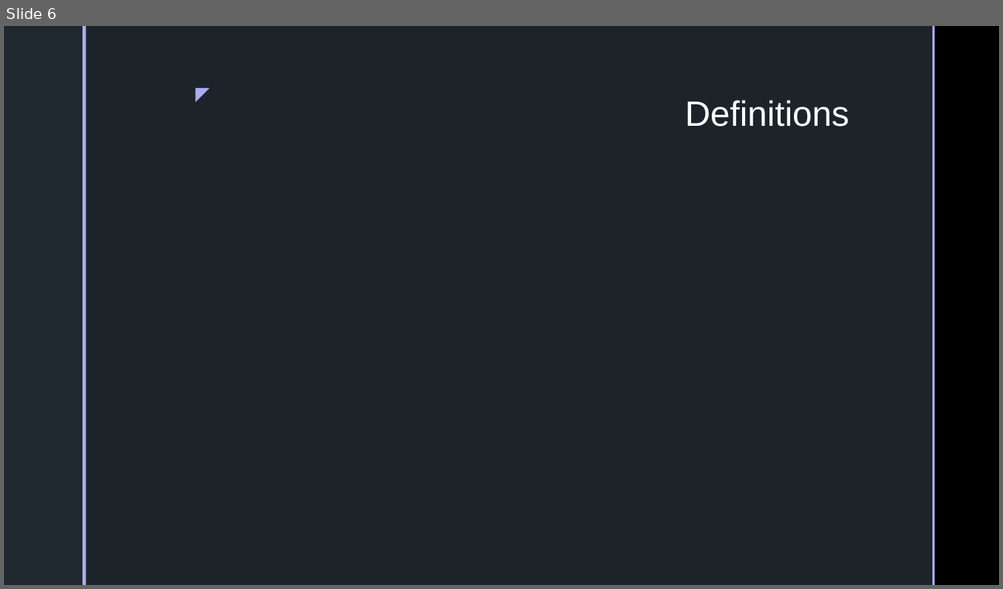
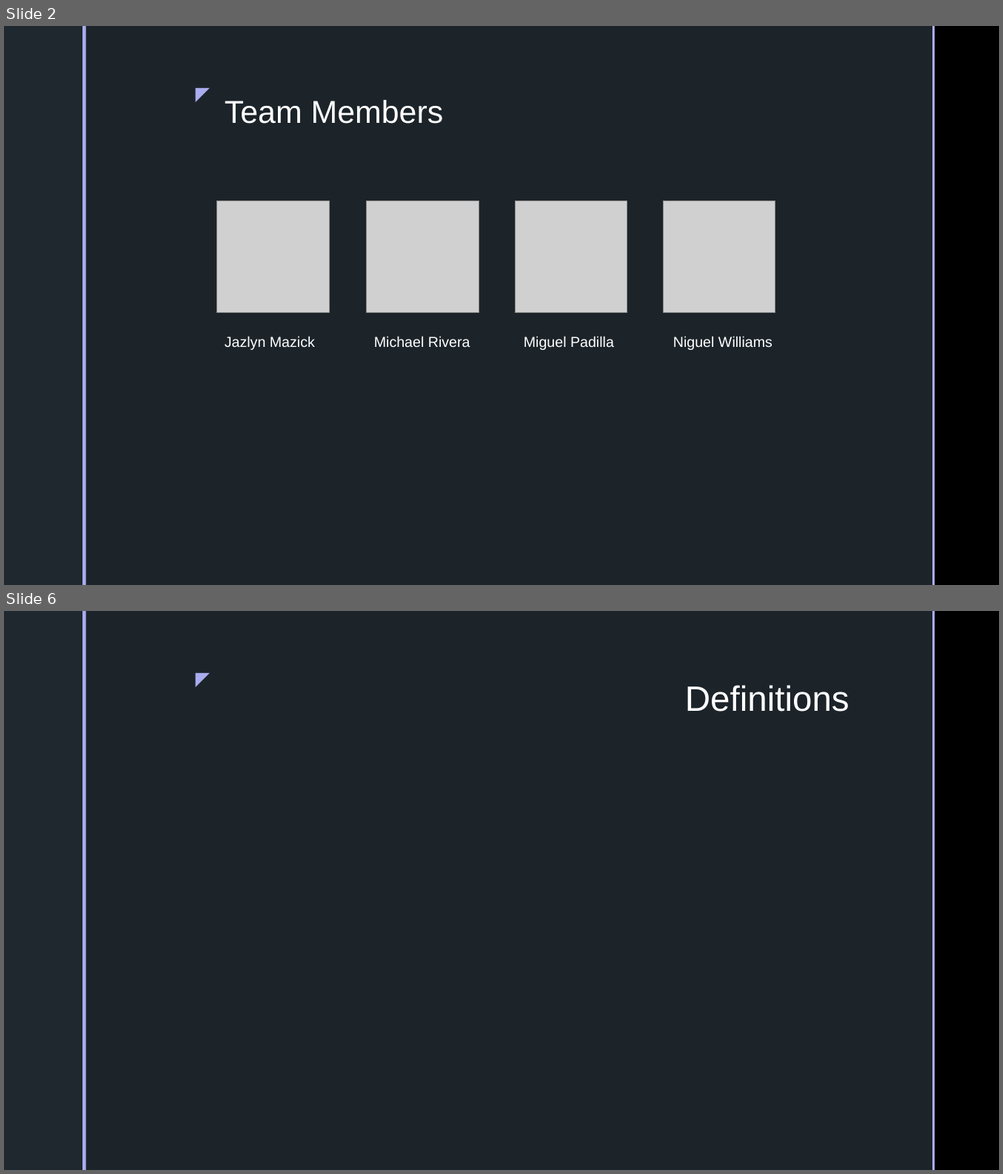
Before and after one commit to inkosi-codes/Covid-19-and-Low-Income-Communities, a slide deck: docs/Presentation/Power-Point.pptx. Shown one above the other, each under a label of ours: slide 6 before the commit, slides 2 and 6 after it; the slides between them are not shown. The pictures are 1003x589 and 1003x1174 pixels, drawn with LibreOffice and Linux fonts; fonts in the diff are those of the drawing; grey boxes stand for pictures; background and template pictures are left out. Boxes give left, top, right and bottom in pixels: in the first picture for what was removed or moved away, otherwise in the second. Text is boxed around its words. In the diff, an @@ line names an element or a change of style, - is before the commit and + after.

```diff
--- a/docs/Presentation/Power-Point.pptx
+++ b/docs/Presentation/Power-Point.pptx
@@ slide 2 added at box(4, 26, 999, 585), background picture (left out); not listed: 5 template elements that a slide beside it also shows @@
@@ title added at box(225, 100, 444, 124), 30.6 pt, text #FFFFFF @@
+Team Members
@@ picture added at box(217, 201, 330, 313) @@
@@ picture added at box(367, 201, 478, 313) @@
@@ picture added at box(515, 201, 627, 313) @@
@@ picture added at box(663, 201, 776, 313) @@
@@ text added at box(225, 336, 315, 350), 14 pt, text #FFFFFF @@
+Jazlyn Mazick
@@ text added at box(374, 336, 470, 347), 14 pt, text #FFFFFF @@
+Michael Rivera
@@ text added at box(523, 336, 614, 350), 14 pt, text #FFFFFF @@
+Miguel Padilla
@@ text added at box(673, 336, 772, 350), 14 pt, text #FFFFFF @@
+Niguel Williams
```
Also in this commit, not shown: 3 slides changed, 2 other slides added, 3 slides removed, 3 other files.
